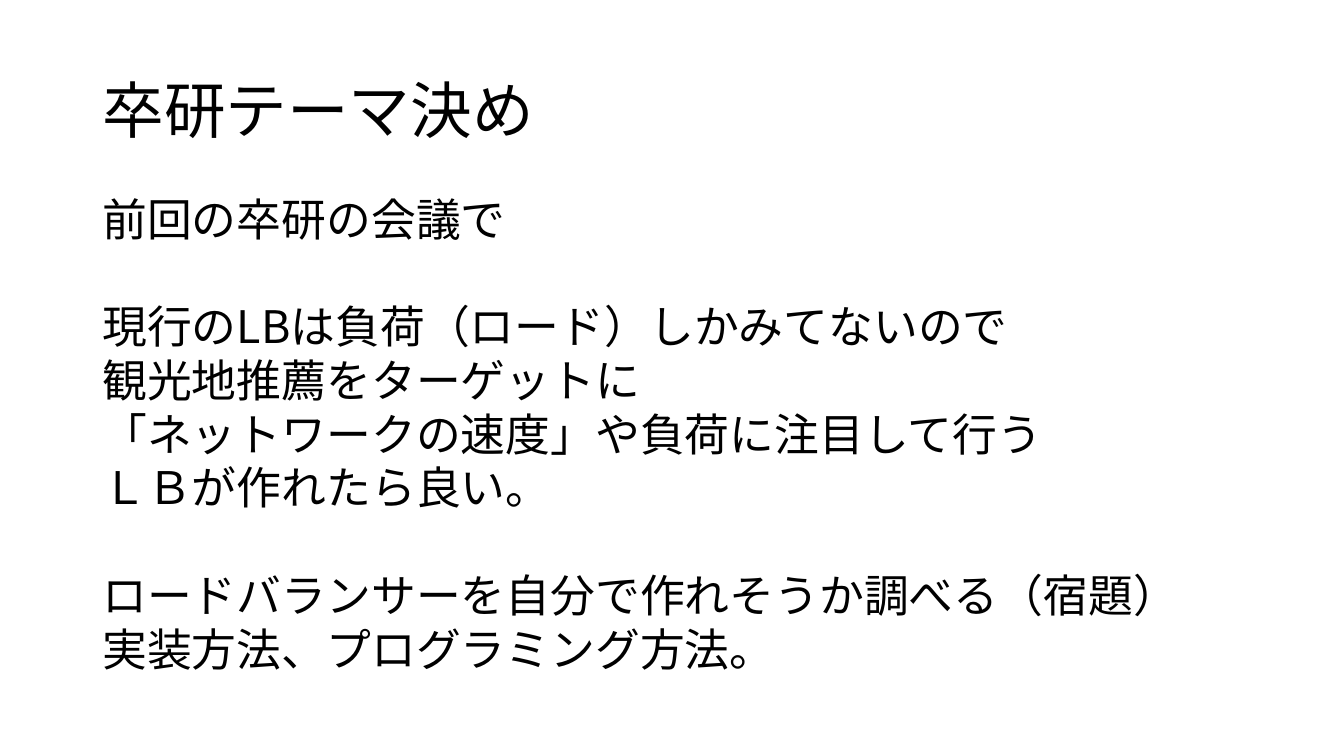
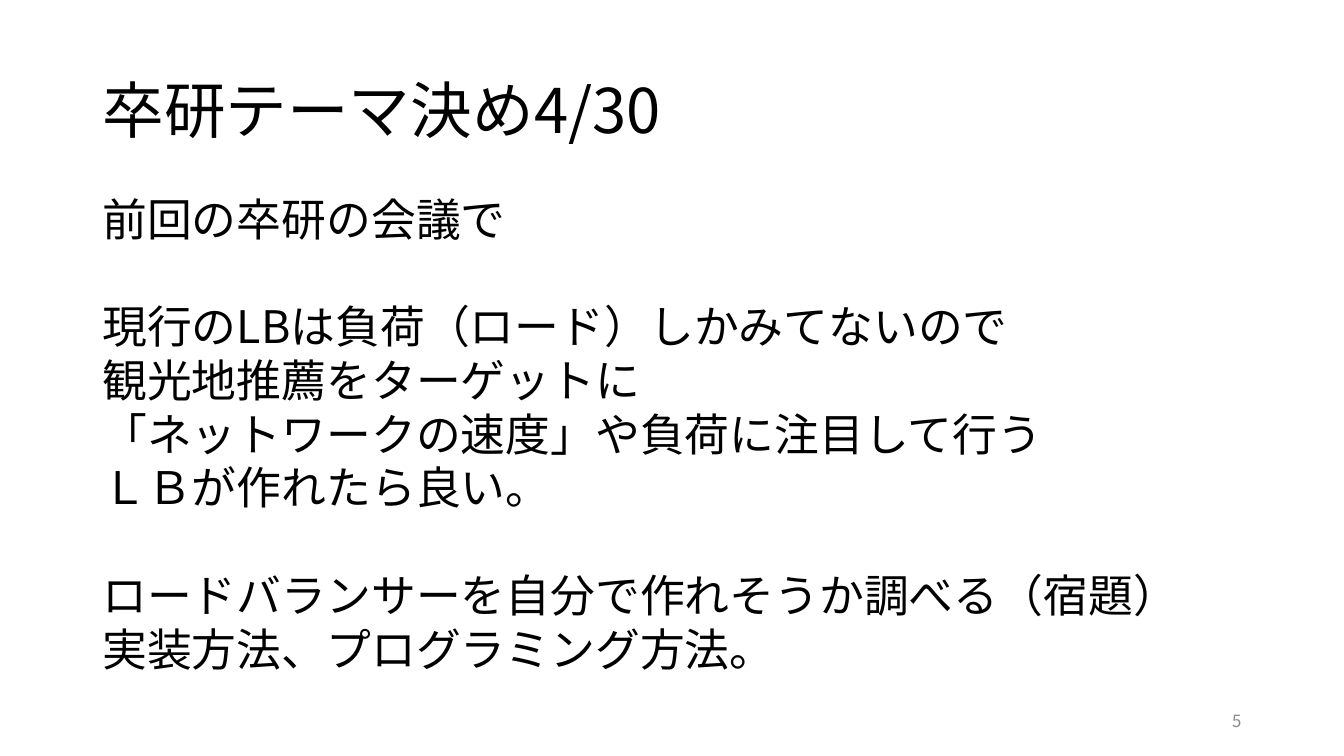
Before and after one commit to kait-takanolab/1821086_matsuo_thesis, a slide deck: slide 5 of 1821086_matsuo_sotsuken.pptx. Drawn at 1344x756 pixels with LibreOffice and Linux fonts; fonts in the diff are those of the drawing. Boxes give left, top, right and bottom in pixels: in the first picture for what was removed or moved away, otherwise in the second. Text is boxed around its words. In the diff, an @@ line names an element or a change of style, - is before the commit and + after.

```diff
--- a/1821086_matsuo_sotsuken.pptx
+++ b/1821086_matsuo_sotsuken.pptx
@@ title at bbox=[102, 81, 660, 144]: text changed @@
-卒研テーマ決め
+卒研テーマ決め4/30
@@ page number added at bbox=[1232, 715, 1241, 727], 12 pt, text #8C8C8C @@
+5
```
Also in this commit, not shown: 6 other slides changed, 6 slides added.
